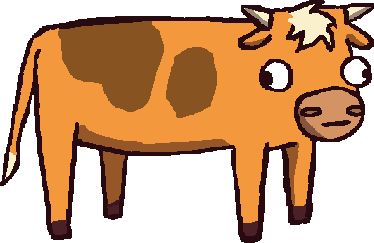
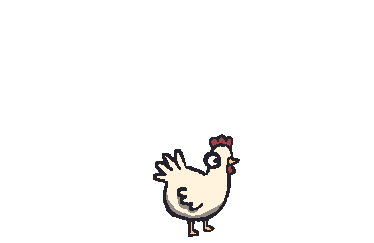
Layer changes from the first 374x243 image to the second:
added layer "Layer 1" above "hen" over box(203, 134, 240, 199)
painted on "hen" over box(153, 134, 240, 237)
hid "cow" over box(0, 0, 374, 243)
